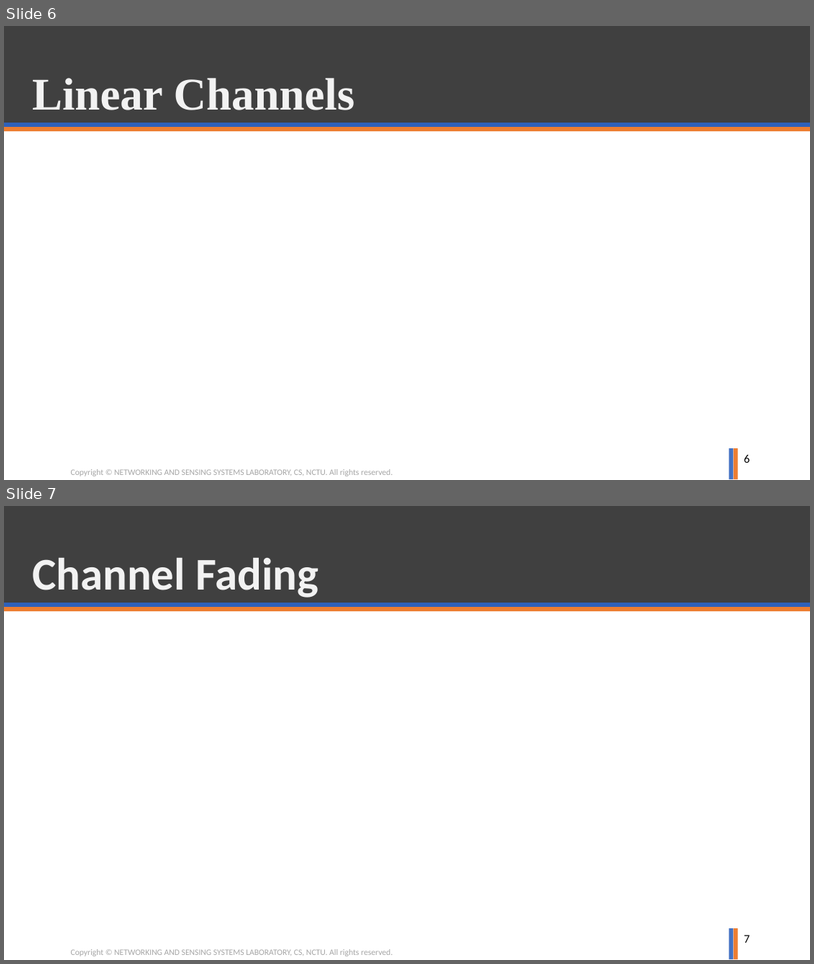
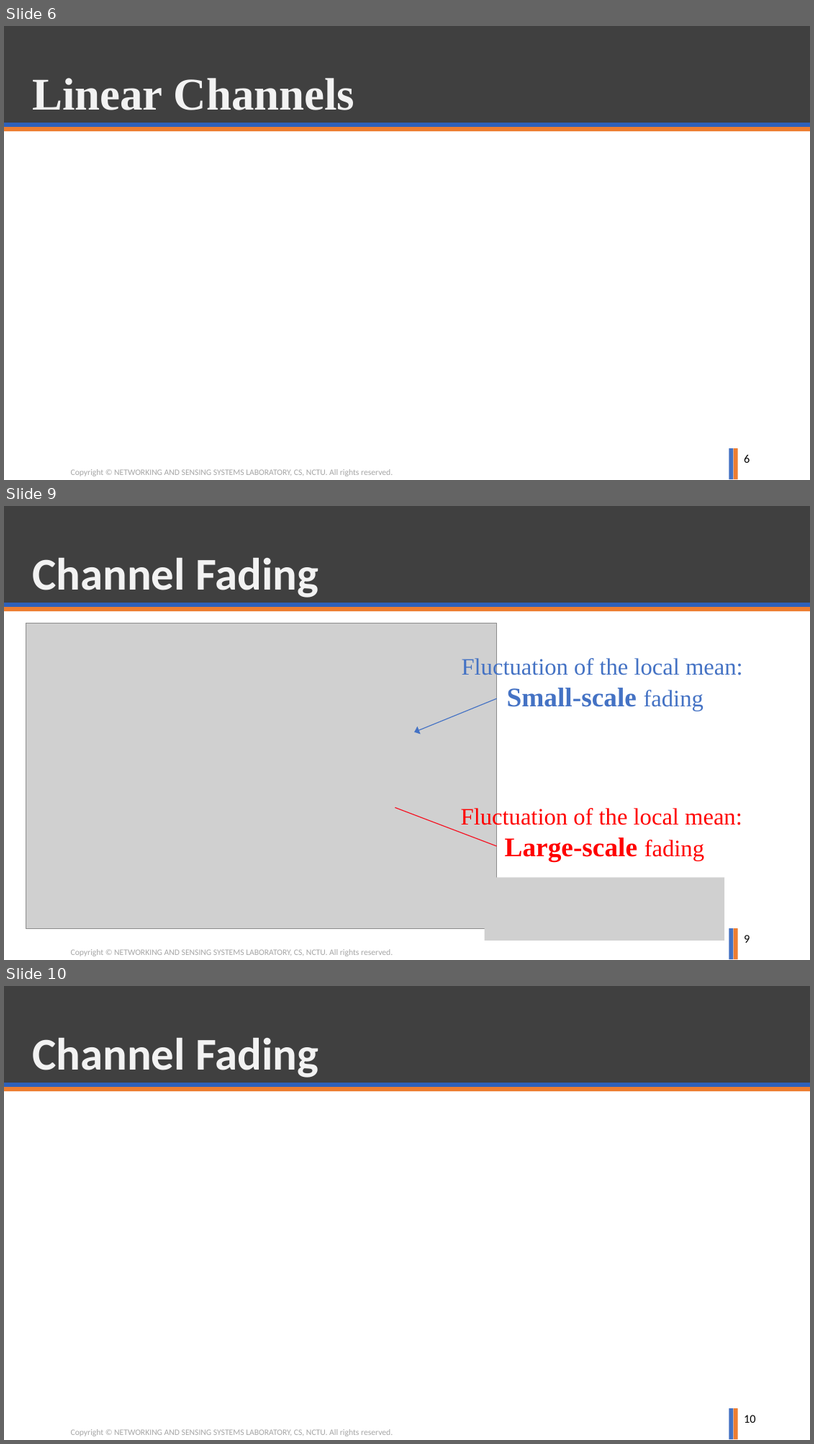
Before and after one commit to ghostkingwilly/Signal_Training_Freshman, a slide deck: Freshman_Training.pptx. Shown one above the other, each under a label of ours: slides 6 and 7 before the commit, slides 6, 9 and 10 after it; the slides between them are not shown. The pictures are 814x964 and 814x1444 pixels, drawn with LibreOffice and Linux fonts; fonts in the diff are those of the drawing; grey boxes stand for pictures; background and template pictures are left out. Boxes give left, top, right and bottom in pixels: in the first picture for what was removed or moved away, otherwise in the second. Text is boxed around its words. In the diff, an @@ line names an element or a change of style, - is before the commit and + after.

Commit message:
ppt update

```diff
--- a/Freshman_Training.pptx
+++ b/Freshman_Training.pptx
@@ slide 9 added at [4,506,810,960], background #FFFFFF; not listed: 6 template elements that a slide beside it also shows @@
@@ title added at [32,558,319,597], 54 pt, text #F2F2F2, bold @@
+Channel Fading
@@ picture added at [26,623,497,928] @@
@@ text added at [462,656,743,710], 28 pt, text #4472C4 @@
+Fluctuation of the local mean:
+Small-scale fading
@@ arrow added from (497, 698) to (415, 732), #4472C4 1 pt @@
@@ line added from (396, 807) to (497, 846), #F60F1F 1 pt @@
@@ text added at [461,806,743,861], 28 pt, text #FF0000 @@
+Fluctuation of the local mean:
+Large-scale fading
@@ picture added at [485,877,725,939] @@
@@ page number added at [744,934,750,942], 14 pt, text #000000 @@
+9
@@ what was slide 7 is now slide 10 @@
@@ page number at [744,1414,756,1422]: text changed @@
-7
+10
```
Also in this commit, not shown: 1 slide changed, 2 other slides added.
